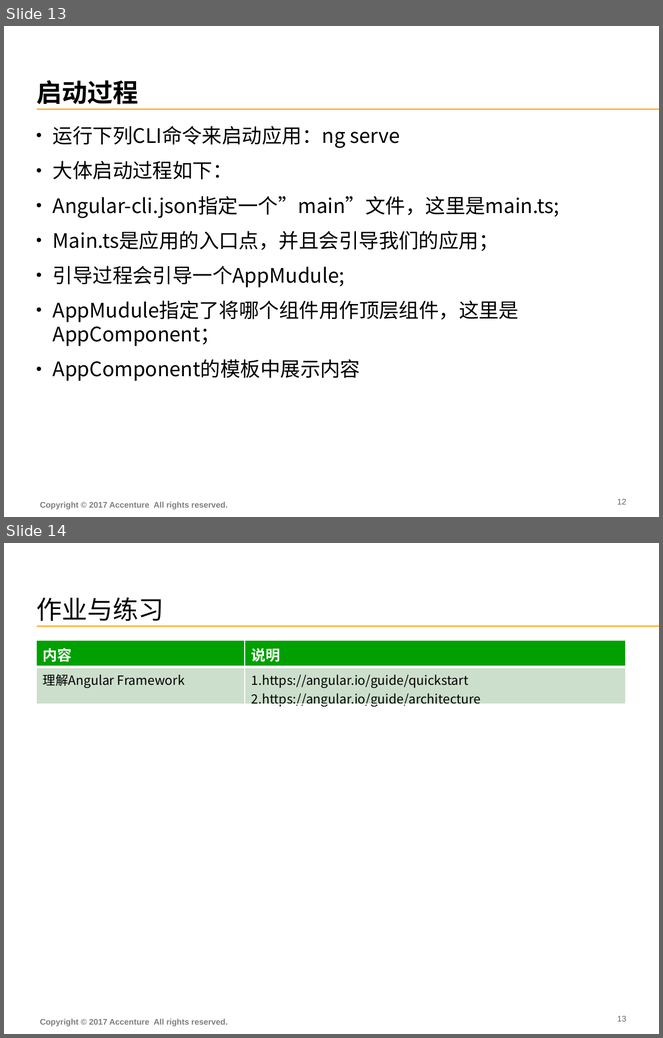
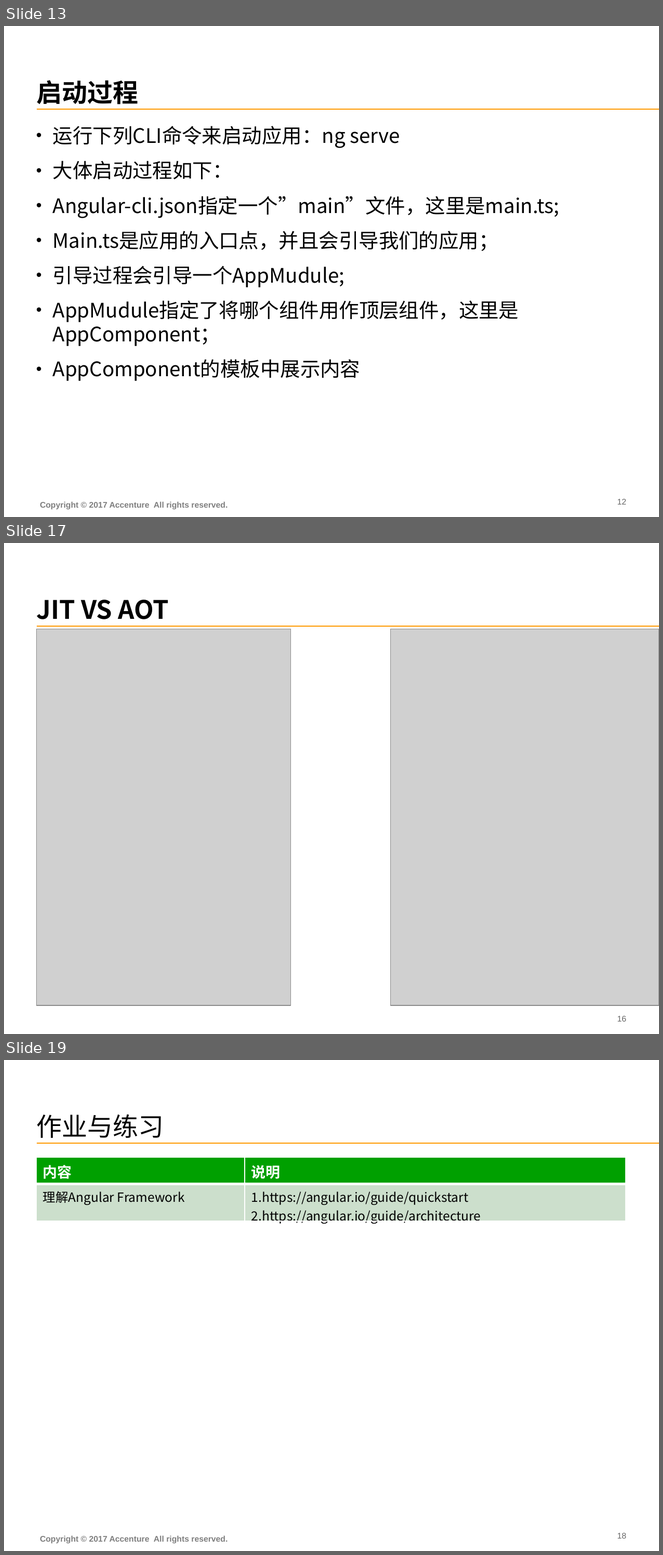
Before and after one commit to FS-Angular-Interest-Group/AngularTraining, a slide deck: PPT/03-Accenture-FS-Angular-Framework.pptx. Shown one above the other, each under a label of ours: slides 13 and 14 before the commit, slides 13, 17 and 19 after it; the slides between them are not shown. The pictures are 663x1038 and 663x1555 pixels, drawn with LibreOffice and Linux fonts; fonts in the diff are those of the drawing; grey boxes stand for pictures. Boxes give left, top, right and bottom in pixels: in the first picture for what was removed or moved away, otherwise in the second. Text is boxed around its words. In the diff, an @@ line names an element or a change of style, - is before the commit and + after.

```diff
--- a/PPT/03-Accenture-FS-Angular-Framework.pptx
+++ b/PPT/03-Accenture-FS-Angular-Framework.pptx
@@ slide 17 added at (x1=4, y1=543, x2=659, y2=1034), background #FFFFFF; not listed: 1 template element that a slide beside it also shows @@
@@ title added at (x1=36, y1=600, x2=169, y2=619), 28 pt, text #000000, bold @@
+JIT VS AOT
@@ picture added at (x1=36, y1=629, x2=291, y2=1006) @@
@@ picture added at (x1=390, y1=629, x2=659, y2=1006) @@
@@ page number added at (x1=618, y1=1016, x2=627, y2=1022), 9 pt, text #666666 @@
+16
@@ what was slide 14 is now slide 19 @@
@@ page number at (x1=618, y1=1533, x2=627, y2=1539): text changed @@
-13
+18
```
Also in this commit, not shown: 5 slides changed, 4 other slides added.
